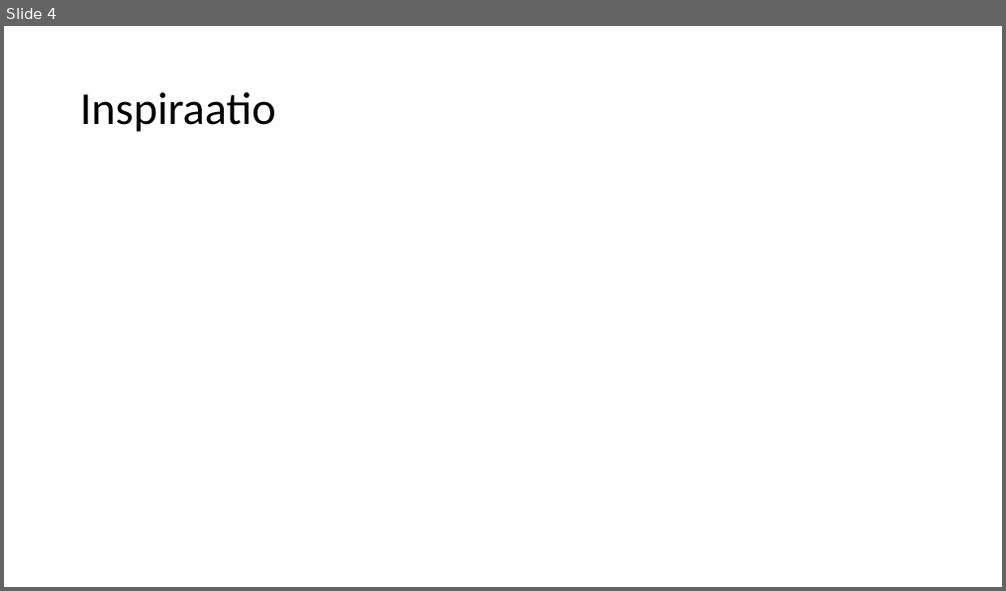
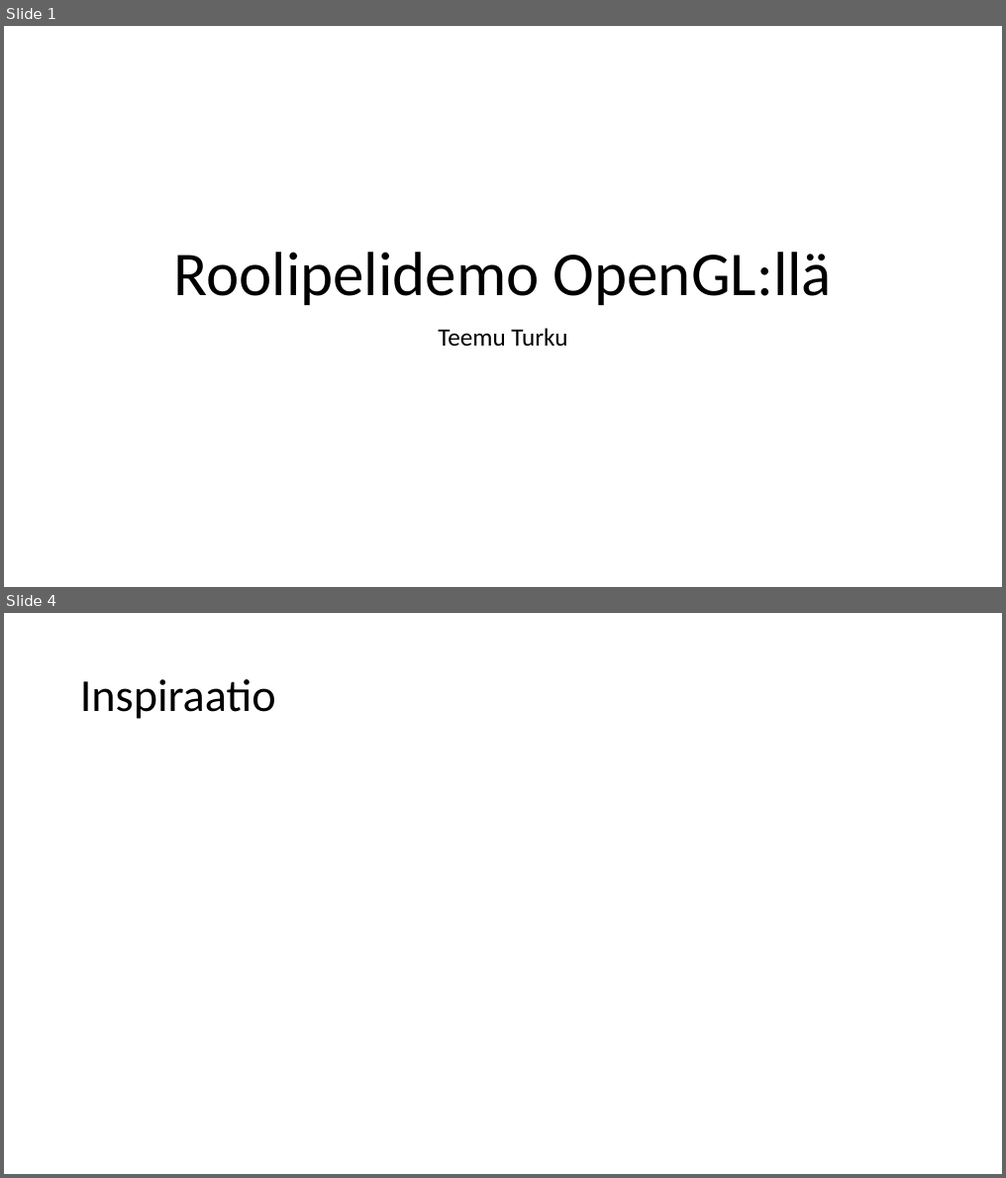
Before and after one commit to king784/GLJRPG, a slide deck: Presentation/GLJRPGSeminaari1.pptx. Shown one above the other, each under a label of ours: slide 4 before the commit, slides 1 and 4 after it; the slides between them are not shown. The pictures are 1006x591 and 1006x1178 pixels, drawn with LibreOffice and Linux fonts; fonts in the diff are those of the drawing. Boxes give left, top, right and bottom in pixels: in the first picture for what was removed or moved away, otherwise in the second. Text is boxed around its words. In the diff, an @@ line names an element or a change of style, - is before the commit and + after.

```diff
--- a/Presentation/GLJRPGSeminaari1.pptx
+++ b/Presentation/GLJRPGSeminaari1.pptx
@@ slide 1 added at <box>4,26,1002,587</box>, background #FFFFFF @@
@@ title added at <box>173,252,832,305</box>, 60 pt, text #000000 @@
+Roolipelidemo OpenGL:llä
@@ subtitle added at <box>438,328,567,347</box>, 24 pt, text #000000 @@
+Teemu Turku
```
Also in this commit, not shown: 1 slide changed, 1 other slide added, 1 slide removed.
